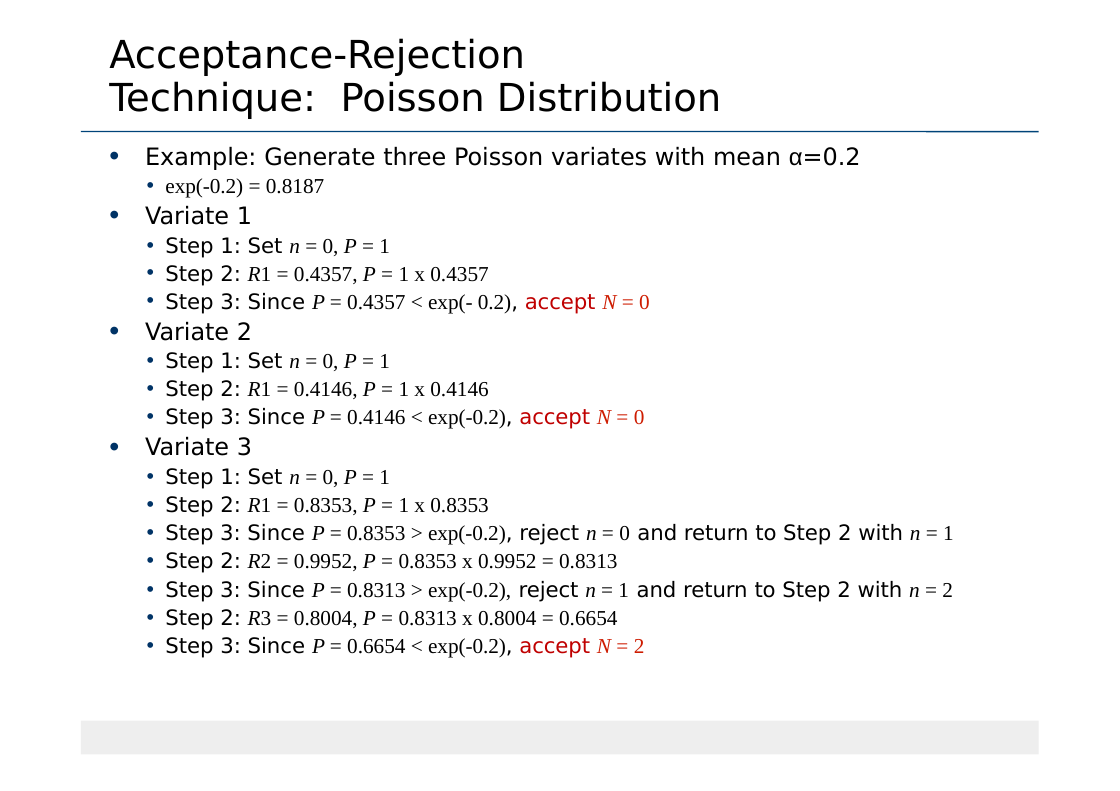
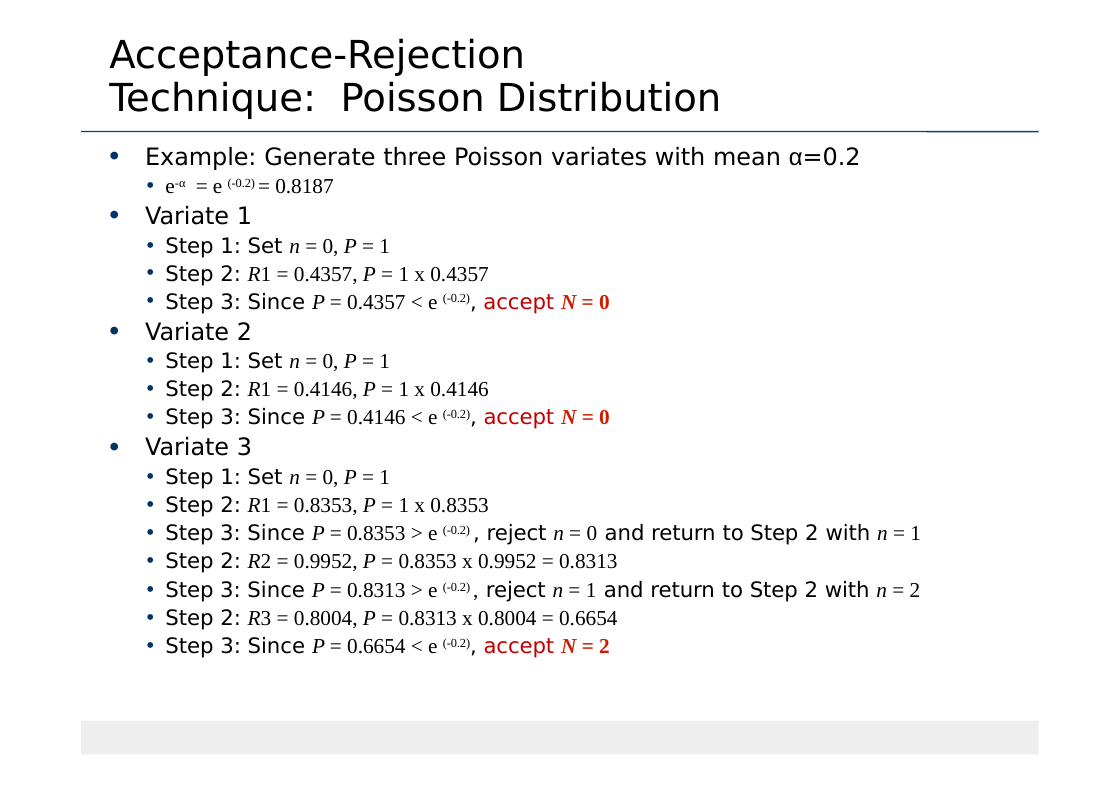
Before and after one commit to Sourabhsk870/6TH-SEM-NOTES, a slide deck: slide 35 of 18CS645/MODULE 3/Random Number-Variate generation-correct.pptx (slide 37 before the commit). Drawn at 1120x791 pixels with LibreOffice and Linux fonts; fonts in the diff are those of the drawing. Boxes give left, top, right and bottom in pixels: in the first picture for what was removed or moved away, otherwise in the second. Text is boxed around its words. In the diff, an @@ line names an element or a change of style, - is before the commit and + after.

```diff
--- a/18CS645/MODULE 3/Random Number-Variate generation-correct.pptx
+++ b/18CS645/MODULE 3/Random Number-Variate generation-correct.pptx
@@ text at bbox=[165, 178, 333, 194]: text changed @@
-  • exp(-0.2) = 0.8187
+  • e-α = e (-0.2) = 0.8187
@@ text at bbox=[165, 293, 610, 314]: text changed @@
-• Step 3: Since P = 0.4357 < exp(- 0.2), accept N = 0
+• Step 3: Since P = 0.4357 < e (-0.2), accept N = 0
@@ text at bbox=[165, 408, 610, 429]: text changed @@
-  • Step 3: Since P = 0.4146 < exp(-0.2), accept N = 0
+  • Step 3: Since P = 0.4146 < e (-0.2), accept N = 0
@@ text at bbox=[165, 524, 921, 545]: text changed @@
-  • Step 3: Since P = 0.8353 > exp(-0.2), reject n = 0 and return to Step 2 with n = 1
+  • Step 3: Since P = 0.8353 > e (-0.2) , reject n = 0 and return to Step 2 with n = 1
@@ text at bbox=[165, 581, 921, 602]: text changed @@
-  • Step 3: Since P = 0.8313 > exp(-0.2), reject n = 1 and return to Step 2 with n = 2
+  • Step 3: Since P = 0.8313 > e (-0.2) , reject n = 1 and return to Step 2 with n = 2
@@ text at bbox=[165, 637, 610, 658]: text changed @@
-  • Step 3: Since P = 0.6654 < exp(-0.2), accept N = 2
+  • Step 3: Since P = 0.6654 < e (-0.2), accept N = 2
```
Also in this commit, not shown: 13 other slides changed, 1 slide added, 3 slides removed.
